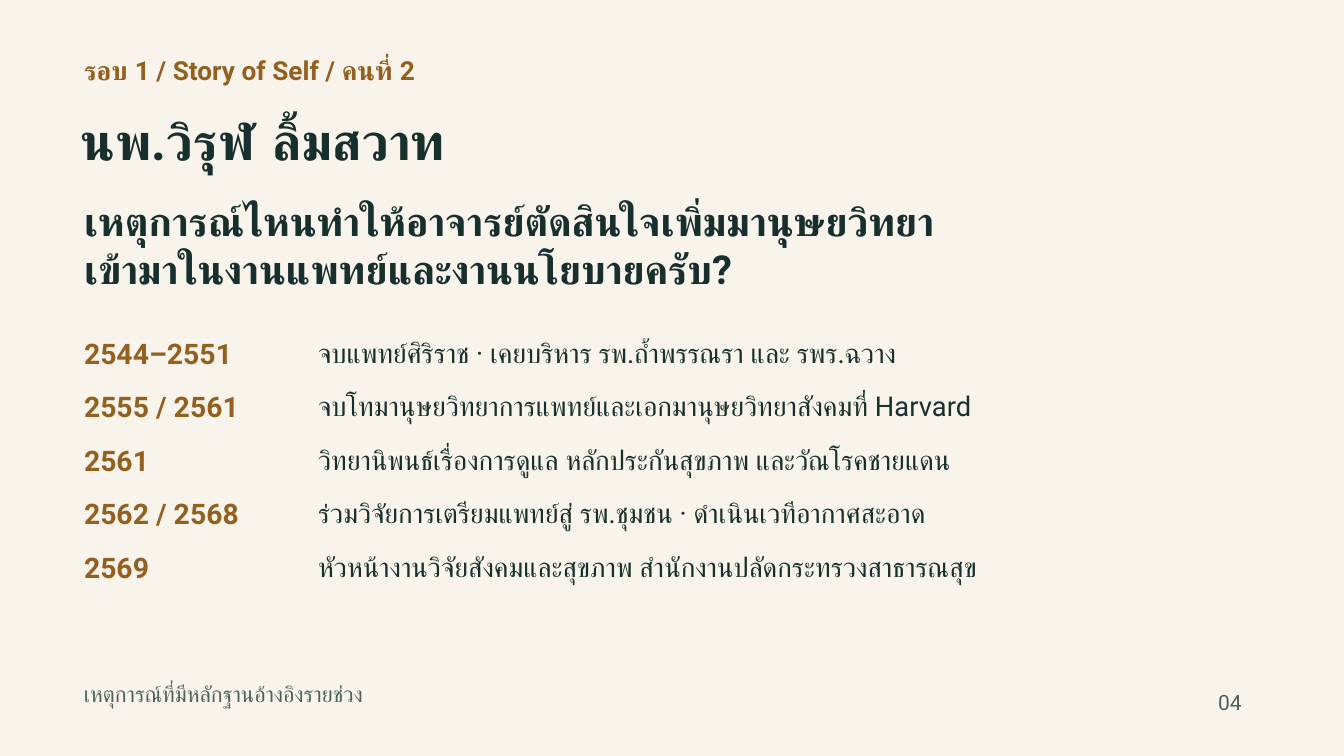
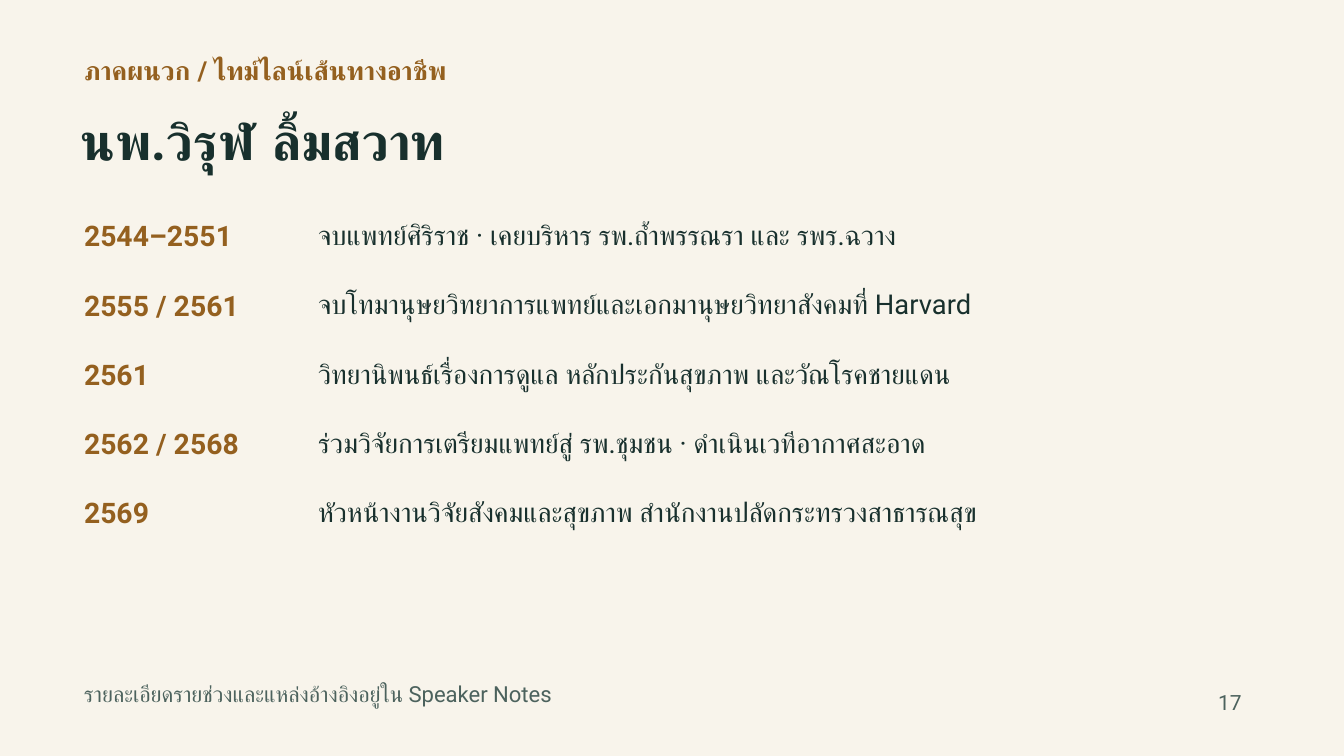
Before and after one commit to smartwoo/racm303-2569-faculty-member, a slide deck: slide 17 of exports/pptx/RACM303_2569_Physician_Roles_Moderator.pptx (slide 4 before the commit). Drawn at 1344x756 pixels with LibreOffice and Linux fonts; fonts in the diff are those of the drawing. Boxes give left, top, right and bottom in pixels: in the first picture for what was removed or moved away, otherwise in the second. Text is boxed around its words. In the diff, an @@ line names an element or a change of style, - is before the commit and + after.

```diff
--- a/exports/pptx/RACM303_2569_Physician_Roles_Moderator.pptx
+++ b/exports/pptx/RACM303_2569_Physician_Roles_Moderator.pptx
@@ text at [84,60,447,81]: text changed @@
-รอบ 1 / Story of Self / คนที่ 2
+ภาคผนวก / ไทม์ไลน์เส้นทางอาชีพ
@@ text removed at [84,204,935,285] @@
-เหตุการณ์ไหนทำให้อาจารย์ตัดสินใจเพิ่มมานุษยวิทยา
-เข้ามาในงานแพทย์และงานนโยบายครับ?
@@ text "2544–2551": place and size @@
-text "2544–2551" at [84,343,232,365]
+text "2544–2551" at [84,225,232,247]
@@ text "จบแพทย์ศิริราช · เคยบริหาร รพ.ถ้ำพรรณรา และ ...": place and size @@
-text "จบแพทย์ศิริราช · เคยบริหาร รพ.ถ้ำพรรณรา และ ..." at [318,342,896,364]
+text "จบแพทย์ศิริราช · เคยบริหาร รพ.ถ้ำพรรณรา และ ..." at [318,224,896,246]
@@ text "2555 / 2561": place and size @@
-text "2555 / 2561" at [84,396,239,418]
+text "2555 / 2561" at [84,295,239,317]
@@ text "จบโทมานุษยวิทยาการแพทย์และเอกมานุษยวิทยาสังคมที่ Harvard": place and size @@
-text "จบโทมานุษยวิทยาการแพทย์และเอกมานุษยวิทยาสังคมที่ Harvard" at [318,395,971,424]
+text "จบโทมานุษยวิทยาการแพทย์และเอกมานุษยวิทยาสังคมที่ Harvard" at [318,293,971,322]
@@ text "2561": place and size @@
-text "2561" at [84,450,149,472]
+text "2561" at [84,364,149,386]
@@ text "วิทยานิพนธ์เรื่องการดูแล หลักประกันสุขภาพ และวัณโรคชายแดน": place and size @@
-text "วิทยานิพนธ์เรื่องการดูแล หลักประกันสุขภาพ และวัณโรคชายแดน" at [318,449,950,478]
+text "วิทยานิพนธ์เรื่องการดูแล หลักประกันสุขภาพ และวัณโรคชายแดน" at [318,363,950,392]
@@ text "2562 / 2568": place and size @@
-text "2562 / 2568" at [84,503,239,525]
+text "2562 / 2568" at [84,433,239,455]
@@ text "ร่วมวิจัยการเตรียมแพทย์สู่ รพ.ชุมชน · ดำเนินเวทีอากาศสะอาด": place and size @@
-text "ร่วมวิจัยการเตรียมแพทย์สู่ รพ.ชุมชน · ดำเนินเวทีอากาศสะอาด" at [318,502,926,531]
+text "ร่วมวิจัยการเตรียมแพทย์สู่ รพ.ชุมชน · ดำเนินเวทีอากาศสะอาด" at [318,432,926,461]
@@ text "2569": place and size @@
-text "2569" at [84,557,149,579]
+text "2569" at [84,502,149,524]
@@ text "หัวหน้างานวิจัยสังคมและสุขภาพ สำนักงานปลัดกระทรวงสาธารณสุข": place and size @@
-text "หัวหน้างานวิจัยสังคมและสุขภาพ สำนักงานปลัดกระทรวงสาธารณสุข" at [318,556,977,585]
+text "หัวหน้างานวิจัยสังคมและสุขภาพ สำนักงานปลัดกระทรวงสาธารณสุข" at [318,501,977,530]
@@ text at [84,685,552,709]: text changed @@
-เหตุการณ์ที่มีหลักฐานอ้างอิงรายช่วง
+รายละเอียดรายช่วงและแหล่งอ้างอิงอยู่ใน Speaker Notes
@@ text at [1218,695,1242,710]: text changed @@
-04
+17
```
Also in this commit, not shown: 4 other slides changed, 15 slides added, 11 slides removed.
